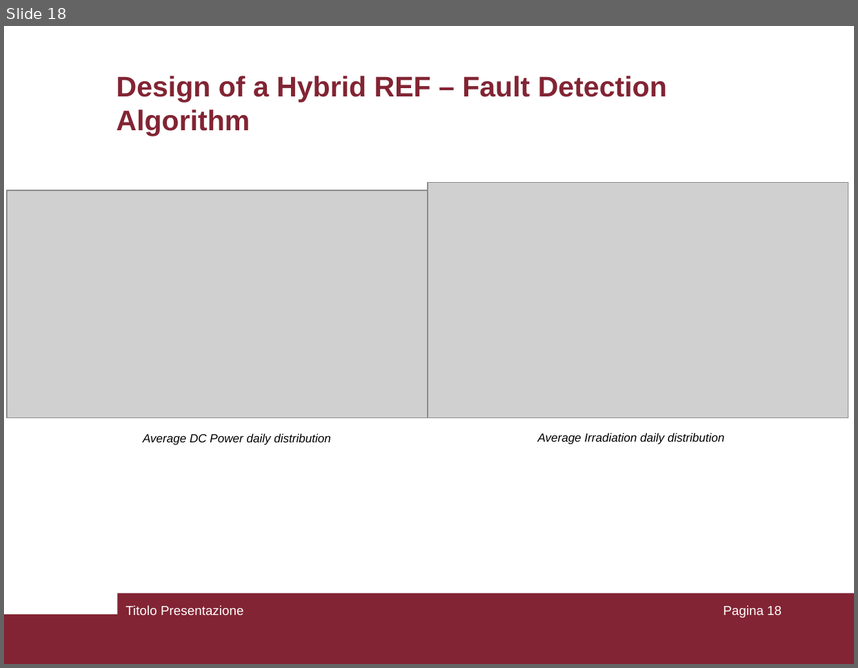
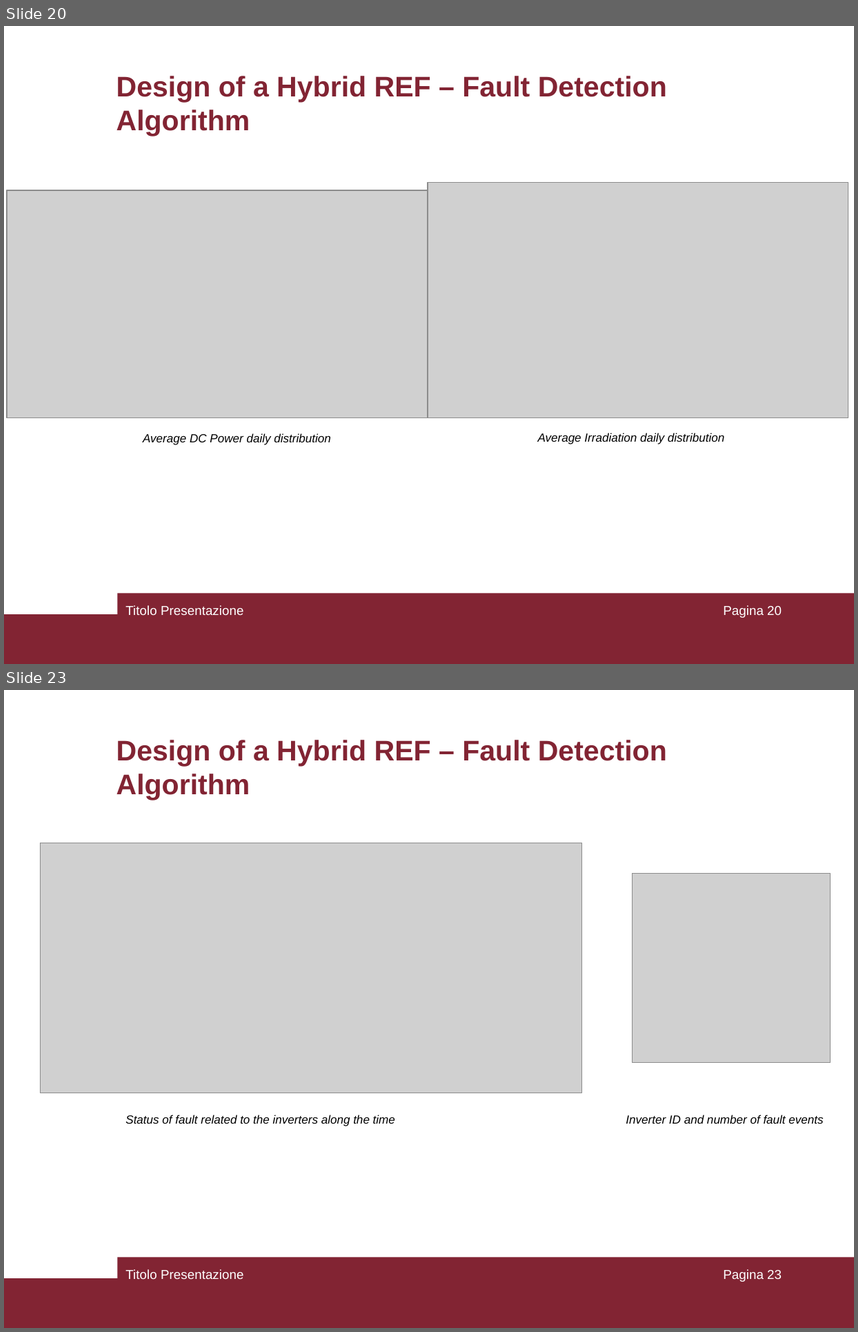
Before and after one commit to pierlucaanania/ResilienceEngineering4Minigrid_Africa, a slide deck: MSc Thesis/PresPptSapienza.ppt. Shown one above the other, each under a label of ours: slide 18 before the commit, slides 20 and 23 after it; the slides between them are not shown. The pictures are 858x668 and 858x1332 pixels, drawn with LibreOffice and Linux fonts; fonts in the diff are those of the drawing; grey boxes stand for pictures. Boxes give left, top, right and bottom in pixels: in the first picture for what was removed or moved away, otherwise in the second. Text is boxed around its words. In the diff, an @@ line names an element or a change of style, - is before the commit and + after.

```diff
--- a/MSc Thesis/PresPptSapienza.ppt
+++ b/MSc Thesis/PresPptSapienza.ppt
@@ slide 23 added at [4, 690, 854, 1328], background #FFFFFF; not listed: 2 template elements that a slide beside it also shows @@
@@ title added at [116, 740, 667, 800], 24 pt, text #822433, bold @@
+Design of a Hybrid REF – Fault Detection Algorithm
@@ picture added at [41, 843, 582, 1093] @@
@@ picture added at [632, 873, 831, 1063] @@
@@ text added at [125, 1114, 395, 1126], 10 pt, text #000000, italic @@
+Status of fault related to the inverters along the time
@@ text added at [626, 1114, 823, 1123], 10 pt, text #000000, italic @@
+Inverter ID and number of fault events
@@ text added at [125, 1269, 243, 1279], 11 pt, text #FFFFFF @@
+Titolo Presentazione
@@ page number added at [723, 1269, 782, 1281], 11 pt, text #FFFFFF @@
+Pagina 23
@@ what was slide 18 is now slide 20 @@
@@ page number at [723, 605, 782, 617]: text changed @@
-Pagina 18
+Pagina 20
```
Also in this commit, not shown: 1 slide changed, 4 other slides added.
